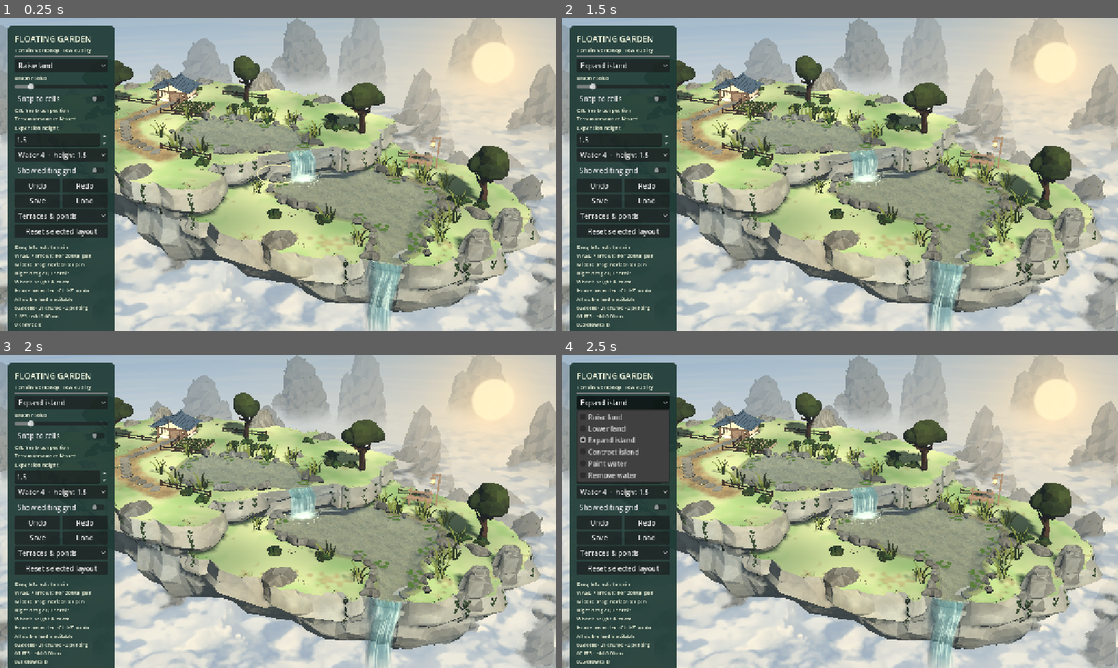
Above: before the commit, frames 1-4 (two rows, left to right).
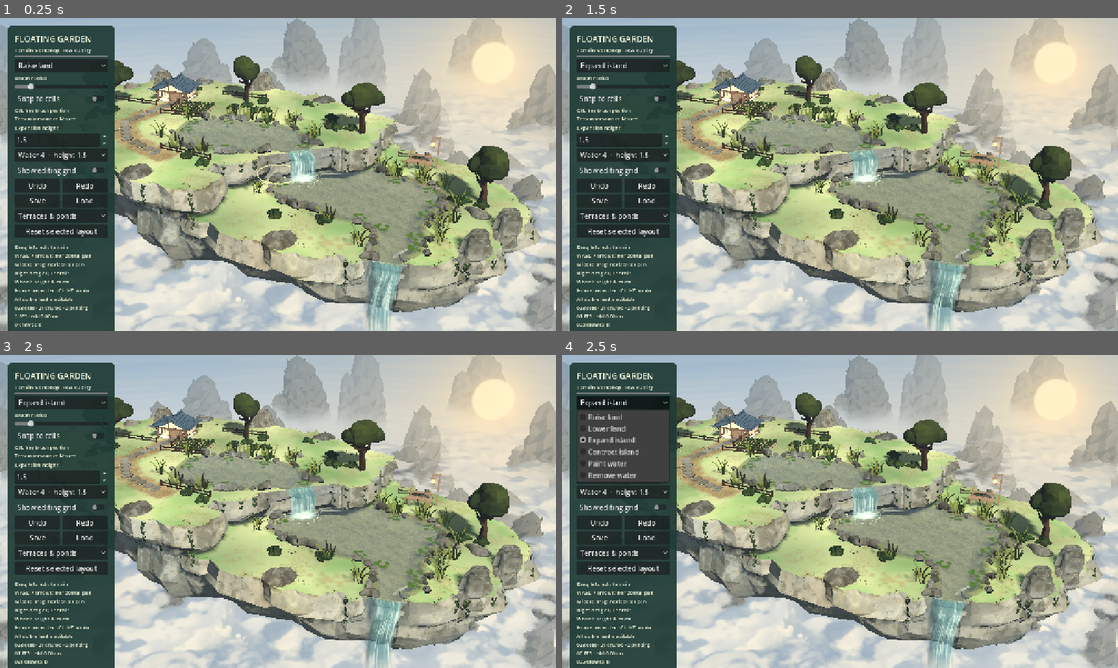
Above: after the commit, the same moments.

Repository: YI1219/Idle_and_incremental_game
Game: Godot game, scene res://scenes/terrain_editor.tscn
Same seed, same stepped clock (60 frames per second), same inputs: the game is played once before the commit and once after it.
Inputs:
- Up to frame 1 (0.25 s): no input
- Up to frame 2 (1.5 s): click "Raise land" at 0.5 s; click "Snap to cells" at 1.25 s
- Up to frame 3 (2 s): no input
- Up to frame 4 (2.5 s): click "Expand island" at 2 s

The runs differ from the first frame. In frame 1, 2.6% of the frame differs, in the area x 20-97%, y 16-93%; in frame 2, 2.6%; in frame 3, 2.6%; in frame 4, 2.6%.

Commit message:
Add uneven stone weathering and fragmented grass soil mixing

Diff:
--- a/art/review/terrain_fidelity/2026-10-14/courtyard_finish/grass_compression_render.json
+++ b/art/review/terrain_fidelity/2026-10-14/courtyard_finish/grass_compression_render.json
@@ -1,5 +1,5 @@
 {
-	"changed_pixels": 106528,
+	"changed_pixels": 106279,
 	"flattened_half_error": 0.0,
 	"passed": true,
 	"samples": 107520,
--- /dev/null
+++ b/art/review/terrain_fidelity/2026-10-14/courtyard_finish/weather1_captures.json
@@ -0,0 +1,88 @@
+{
+	"adapter": "Apple M4 Pro (Apple9)",
+	"captures": [
+		{
+			"draw_calls": 779.0,
+			"error": 0,
+			"file": "weather1_courtyard.png",
+			"position": "(-3.483236, 13.5, 12.23924)",
+			"rotation": "(-34.0, 16.0, 0.0)"
+		},
+		{
+			"draw_calls": 790.0,
+			"error": 0,
+			"file": "weather1_overview.png",
+			"position": "(11.36034, 21.0, 38.61823)",
+			"rotation": "(-27.0, 16.0, 0.0)"
+		},
+		{
+			"draw_calls": 772.0,
+			"error": 0,
+			"file": "weather1_camera_a.png",
+			"position": "(-14.08273, 12.3, 11.72071)",
+			"rotation": "(-32.0, -18.0, 0.0)"
+		},
+		{
+			"draw_calls": 810.0,
+			"error": 0,
+			"file": "weather1_camera_b.png",
+			"position": "(-15.17069, 14.5, 15.06912)",
+			"rotation": "(-32.0, -18.0, 0.0)"
+		},
+		{
+			"draw_calls": 807.0,
+			"error": 0,
+			"file": "weather1_camera_c.png",
+			"position": "(0.278348, 16.5, 21.38261)",
+			"rotation": "(-32.0, 16.0, 0.0)"
+		},
+		{
+			"draw_calls": 607.0,
+			"error": 0,
+			"file": "weather1_distant.png",
+			"position": "(17.95366, 29.0, 61.61184)",
+			"rotation": "(-24.0, 16.0, 0.0)"
+		},
+		{
+			"draw_calls": 850.0,
+			"error": 0,
+			"file": "weather1_ground.png",
+			"position": "(-10.0, 7.0, 3.0)",
+			"rotation": "(-44.14895, 33.69006, 0.0)"
+		},
+		{
+			"draw_calls": 850.0,
+			"error": 0,
+			"file": "weather1_shore.png",
+			"position": "(1.0, 10.0, 12.0)",
+			"rotation": "(-31.11139, 21.80141, 0.0)"
+		},
+		{
+			"draw_calls": 743.0,
+			"error": 0,
+			"file": "weather1_rim.png",
+			"position": "(-8.658074, 7.0, 14.65468)",
+			"rotation": "(-30.0, 16.0, 0.0)"
+		},
+		{
+			"draw_calls": 837.0,
+			"error": 0,
+			"file": "weather1_reverse.png",
+			"position": "(-35.29263, 21.0, -9.799441)",
+			"rotation": "(-30.0, -104.0, 0.0)"
+		},
+		{
+			"draw_calls": 848.0,
+			"error": 0,
+			"file": "weather1_bottom.png",
+			"position": "(12.0, -14.0, 21.0)",
+			"rotation": "(27.25203, 33.69007, 0.0)"
+		}
+	],
+	"renderer": "forward_plus",
+	"resolution": [
+		1671,
+		941
+	],
+	"source": "Godot runtime"
+}
--- /dev/null
+++ b/art/review/terrain_fidelity/2026-10-14/courtyard_finish/weather2_captures.json
@@ -0,0 +1,88 @@
+{
+	"adapter": "Apple M4 Pro (Apple9)",
+	"captures": [
+		{
+			"draw_calls": 779.0,
+			"error": 0,
+			"file": "weather2_courtyard.png",
+			"position": "(-3.483236, 13.5, 12.23924)",
+			"rotation": "(-34.0, 16.0, 0.0)"
+		},
+		{
+			"draw_calls": 790.0,
+			"error": 0,
+			"file": "weather2_overview.png",
+			"position": "(11.36034, 21.0, 38.61823)",
+			"rotation": "(-27.0, 16.0, 0.0)"
+		},
+		{
+			"draw_calls": 772.0,
+			"error": 0,
+			"file": "weather2_camera_a.png",
+			"position": "(-14.08273, 12.3, 11.72071)",
+			"rotation": "(-32.0, -18.0, 0.0)"
+		},
+		{
+			"draw_calls": 810.0,
+			"error": 0,
+			"file": "weather2_camera_b.png",
+			"position": "(-15.17069, 14.5, 15.06912)",
+			"rotation": "(-32.0, -18.0, 0.0)"
+		},
+		{
+			"draw_calls": 807.0,
+			"error": 0,
+			"file": "weather2_camera_c.png",
+			"position": "(0.278348, 16.5, 21.38261)",
+			"rotation": "(-32.0, 16.0, 0.0)"
+		},
+		{
+			"draw_calls": 607.0,
+			"error": 0,
+			"file": "weather2_distant.png",
+			"position": "(17.95366, 29.0, 61.61184)",
+			"rotation": "(-24.0, 16.0, 0.0)"
+		},
+		{
+			"draw_calls": 850.0,
+			"error": 0,
+			"file": "weather2_ground.png",
+			"position": "(-10.0, 7.0, 3.0)",
+			"rotation": "(-44.14895, 33.69006, 0.0)"
+		},
+		{
+			"draw_calls": 850.0,
+			"error": 0,
+			"file": "weather2_shore.png",
+			"position": "(1.0, 10.0, 12.0)",
+			"rotation": "(-31.11139, 21.80141, 0.0)"
+		},
+		{
+			"draw_calls": 743.0,
+			"error": 0,
+			"file": "weather2_rim.png",
+			"position": "(-8.658074, 7.0, 14.65468)",
+			"rotation": "(-30.0, 16.0, 0.0)"
+		},
+		{
+			"draw_calls": 837.0,
+			"error": 0,
+			"file": "weather2_reverse.png",
+			"position": "(-35.29263, 21.0, -9.799441)",
+			"rotation": "(-30.0, -104.0, 0.0)"
+		},
+		{
+			"draw_calls": 848.0,
+			"error": 0,
+			"file": "weather2_bottom.png",
+			"position": "(12.0, -14.0, 21.0)",
+			"rotation": "(27.25203, 33.69007, 0.0)"
+		}
+	],
+	"renderer": "forward_plus",
+	"resolution": [
+		1671,
+		941
+	],
+	"source": "Godot runtime"
+}
--- /dev/null
+++ b/art/review/terrain_fidelity/2026-10-15/material_weathering/checks.json
@@ -0,0 +1,30 @@
+{
+  "date": "2026-10-15",
+  "baseline": "cbcfcc1 / fracture2",
+  "candidate": "weather2",
+  "scope": "Material-only weathering and grass/earth mixing; geometry unchanged",
+  "captures": 11,
+  "principal_views_inspected": 8,
+  "rendered_checks": [
+    {
+      "test": "terrain_editor_render_test",
+      "passed": true,
+      "output": "Godot Engine v4.7.2.stable.official.ed1daf0bf - https://godotengine.org\nMetal 3.2 - Forward+ - Using Device #0: Apple - Apple M4 Pro (Apple9)\n\n2026-10-15 14:39:22.637 godot[89658:33216832] +[IMKClient subclass]: chose IMKClient_Modern\nTERRAIN EDITOR RENDER: 339/339 passed\n"
+    },
+    {
+      "test": "terrain_grass_compression_render_test",
+      "passed": true,
+      "output": "Godot Engine v4.7.2.stable.official.ed1daf0bf - https://godotengine.org\nMetal 3.2 - Forward+ - Using Device #0: Apple - Apple M4 Pro (Apple9)\n\n2026-10-15 14:40:22.571 godot[90133:33219386] +[IMKClient subclass]: chose IMKClient_Modern\n2026-10-15 14:40:24.088 godot[90133:33219386] +[IMKInputSession subclass]: chose IMKInputSession_Modern\nGRASS COMPRESSION RENDER: {\"changed_pixels\":106279,\"flattened_half_error\":0.0,\"passed\":true,\"samples\":107520,\"standing_half_error\":0.0}\n"
+    },
+    {
+      "test": "terrain_decoration_regen_test",
+      "passed": true,
+      "output": "Godot Engine v4.7.2.stable.official.ed1daf0bf - https://godotengine.org\nMetal 3.2 - Forward+ - Using Device #0: Apple - Apple M4 Pro (Apple9)\n\n2026-10-15 14:42:18.017 godot[91208:33225216] +[IMKClient subclass]: chose IMKClient_Modern\nRIM BAKE us=242104\nTERRAIN DECORATION REGEN: 42/42 passed\n"
+    }
+  ],
+  "invalid_invocation": {
+    "test": "terrain_decoration_regen_test --headless",
+    "reason": "Fixture explicitly requires a rendering device; refused dummy MultiMesh buffers, rerun with actual Metal renderer passed"
+  },
+  "performance": "Not measured; added procedural fragment noise increases shader work. No target-laptop claim."
+}
--- a/shaders/terrain_editor/cliff.gdshader
+++ b/shaders/terrain_editor/cliff.gdshader
@@ -15,7 +15,7 @@
  if(UV.y<-.5)material_normal=normalize(mix(material_normal,vec3(0.0,-1.0,0.0),.72));
  // The cap is one stone surface. Painted cell boundaries would restore the
  // patchwork read even after removing the separate extruded bottom blocks.
- ALBEDO=stone_surface(world_position,material_normal)*mix(vec3(1.0),COLOR.rgb,.35);
+ ALBEDO=stone_root_contact(stone_surface(world_position,material_normal),world_position,material_normal,UV.x,UV.y)*mix(vec3(1.0),COLOR.rgb,.35);
  ROUGHNESS=stone_map(world_position,material_normal).a;SPECULAR=.15;
  NORMAL=normalize((VIEW_MATRIX*vec4(stone_normal(world_position,material_normal),0.0)).xyz);
 }
--- a/shaders/terrain_editor/cliff_column.gdshader
+++ b/shaders/terrain_editor/cliff_column.gdshader
@@ -37,7 +37,7 @@
 	// Metres below this body's shoulder; lower facets weather darker.
 	float below=column_origin.y-world_position.y;
 	stone*=mix(1.0,.86,smoothstep(1.6,4.2,below));
- ALBEDO=stone;
+ ALBEDO=stone_root_contact(stone,world_position,material_normal,column_origin.y,crown_cover);
 	ROUGHNESS=stone_map(world_position,material_normal).a;
 	SPECULAR=.16;
 	float seam=smoothstep(.28,.49,abs(local_position.x))*(1.0-smoothstep(-.5,-.05,local_position.y));
--- a/shaders/terrain_editor/ground.gdshader
+++ b/shaders/terrain_editor/ground.gdshader
@@ -14,7 +14,7 @@
 	float footprint=length(fwidth(p))*9.0;
 	float detail=1.0-smoothstep(.35,1.0,footprint);
 	vec2 slope;
-	vec3 color=ground_cover(p,detail,slope);
+	vec3 color=ground_cover(world_position,detail,slope);
 	// Exposed crown patches, never a perimeter-distance stroke. Most of the
  // shared cap is turf, including its edge; sparse mineral windows stop inland.
  float patch=gc_noise(p*1.65+vec2(11.0,3.0));
--- a/shaders/terrain_editor/rim_green.gdshader
+++ b/shaders/terrain_editor/rim_green.gdshader
@@ -15,7 +15,7 @@
 }
 void fragment(){
  vec2 slope;
- vec3 green=ground_cover(world_position.xz,.65,slope);
+ vec3 green=ground_cover(world_position,.65,slope);
  float fleck=gc_noise(world_position.xz*19.0+world_position.y*7.0);
  vec3 root=green*vec3(.63,.62,.48);
  ALBEDO=mix(green,root,clamp((1.0-COLOR.b)*.75+smoothstep(.48,.95,tongue)*.20,0.0,1.0))*(.97+.06*fleck);
--- a/shaders/terrain_editor/shore.gdshader
+++ b/shaders/terrain_editor/shore.gdshader
@@ -10,7 +10,7 @@
  float broad=.5+.5*sin(world_position.x*.71+sin(world_position.z*.63));
  vec2 p=world_position.xz;
  vec2 slope;
- vec3 grass=ground_cover(p,1.0-smoothstep(.35,1.0,length(fwidth(p))*9.0),slope);
+ vec3 grass=ground_cover(world_position,1.0-smoothstep(.35,1.0,length(fwidth(p))*9.0),slope);
  // Only the inner bank is damp. The outer feather uses exactly the lawn
  // function, while mineral flecks break up the damp earth at the waterline.
  float wet=(1.0-smoothstep(.025,.105,world_position.y-UV.x))*UV.y;
Not shown, changed: shaders/terrain_editor/ground_cover.gdshaderinc
Not shown, changed: shaders/terrain_editor/stone_surface.gdshaderinc
Not shown, added: shaders/terrain_editor/weathering.gdshaderinc
Not shown, changed: CURRENT_CONTEXT.md
Not shown, changed: art/README.md
Not shown, added: art/review/terrain_fidelity/2026-10-15/material_weathering/README.md
Not shown, changed: docs/superpowers/plans/2026-10-14-natural-island-finish.md
Not shown, changed: tools/art/build_courtyard_review.py
